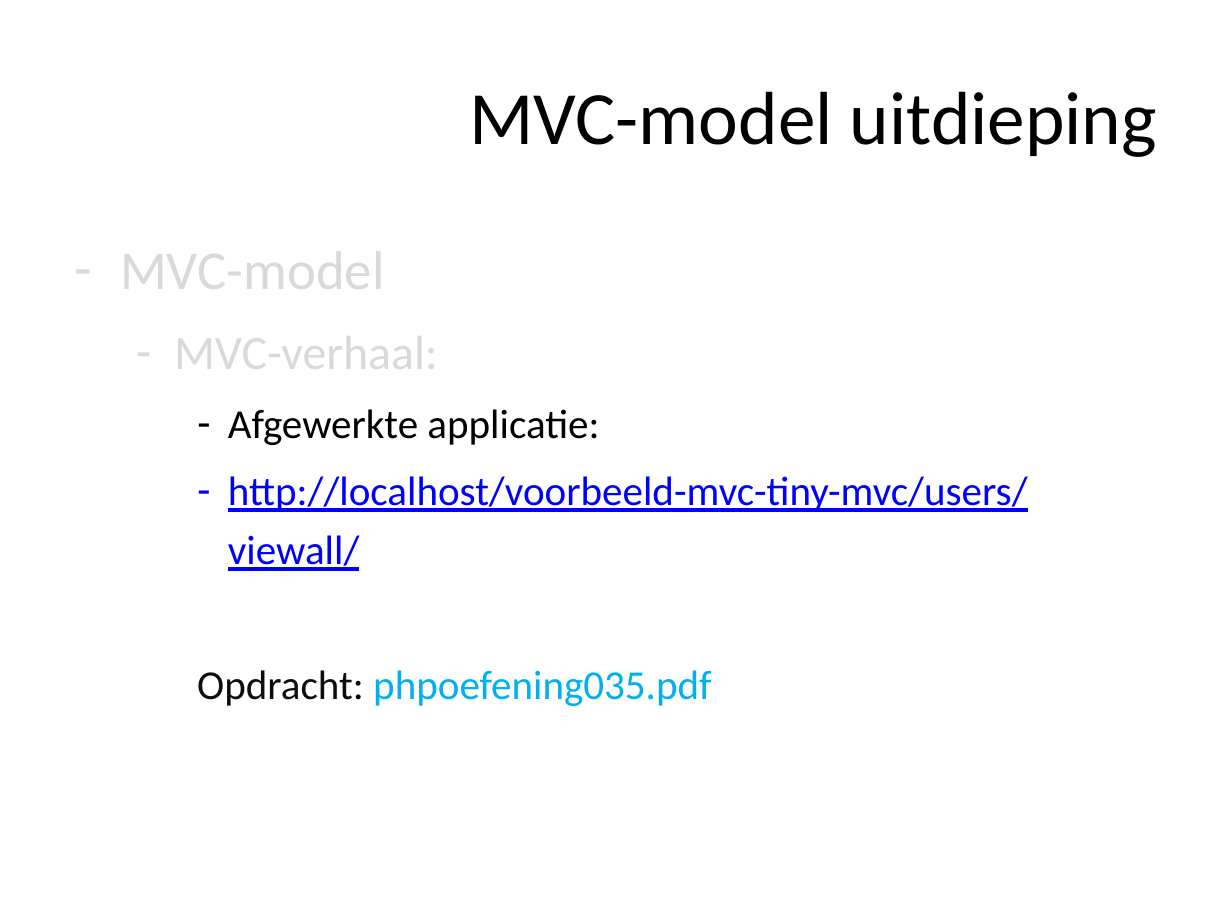
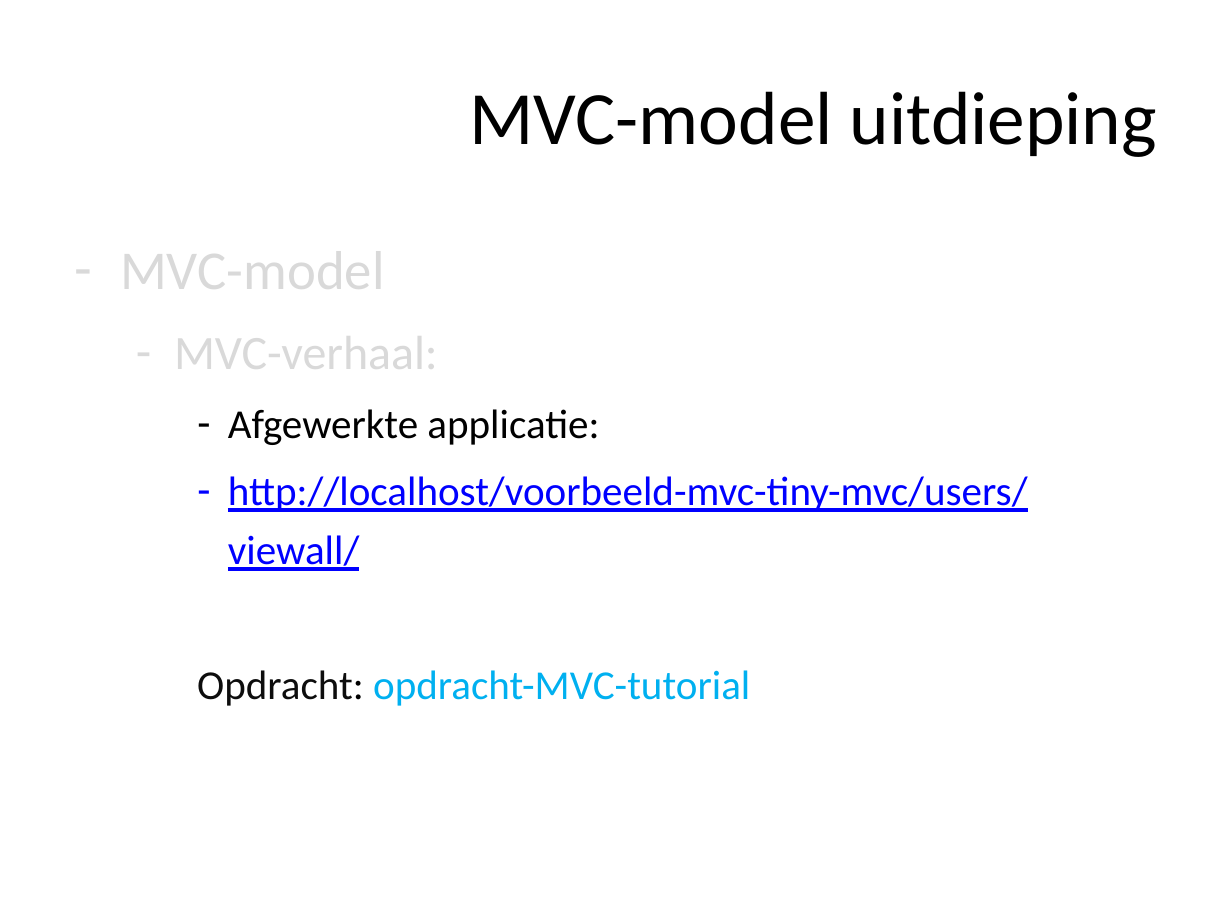
Before and after one commit to ajkea/web-backend-1, a slide deck: slide 232 of public/cursus/web-backend-cursus.pptx. Drawn at 1232x924 pixels with LibreOffice and Linux fonts; fonts in the diff are those of the drawing. Boxes give left, top, right and bottom in pixels: in the first picture for what was removed or moved away, otherwise in the second. Text is boxed around its words. In the diff, an @@ line names an element or a change of style, - is before the commit and + after.

Commit message:
add ajax, mail, mvc tutorial and update cursus

```diff
--- a/public/cursus/web-backend-cursus.pptx
+++ b/public/cursus/web-backend-cursus.pptx
@@ text at (197, 670, 750, 706): text changed @@
-    Opdracht: phpoefening035.pdf
+    Opdracht: opdracht-MVC-tutorial
```
Also in this commit, not shown: 4 other slides changed, 1 slide added, 9 other files.
